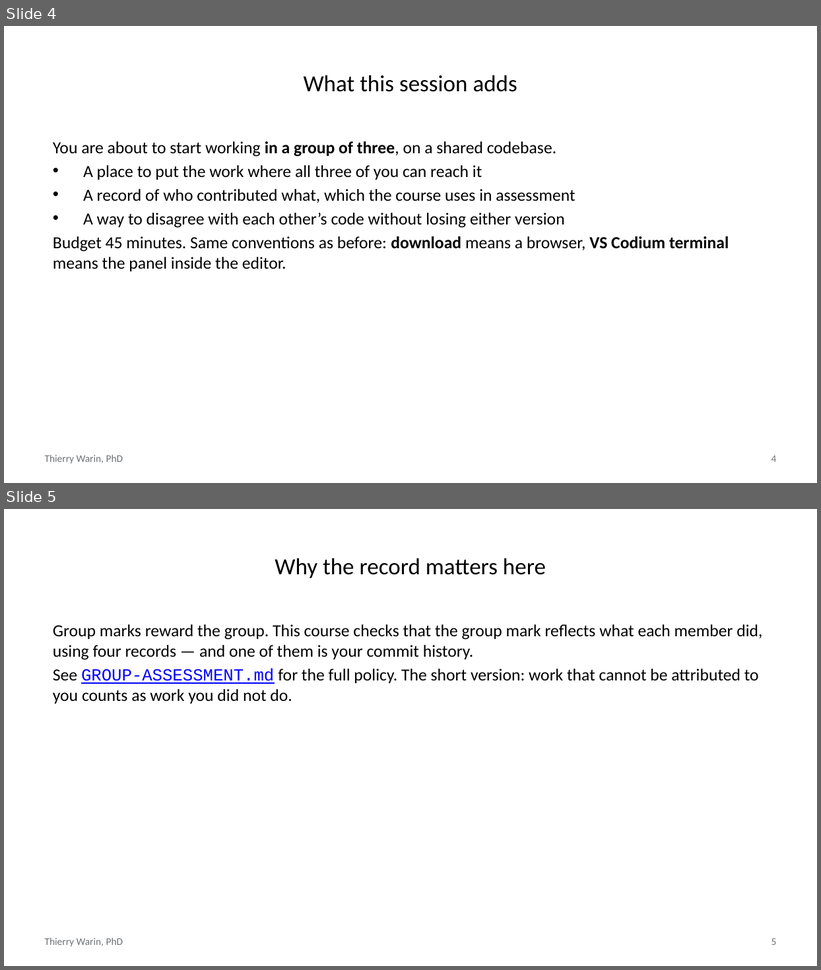
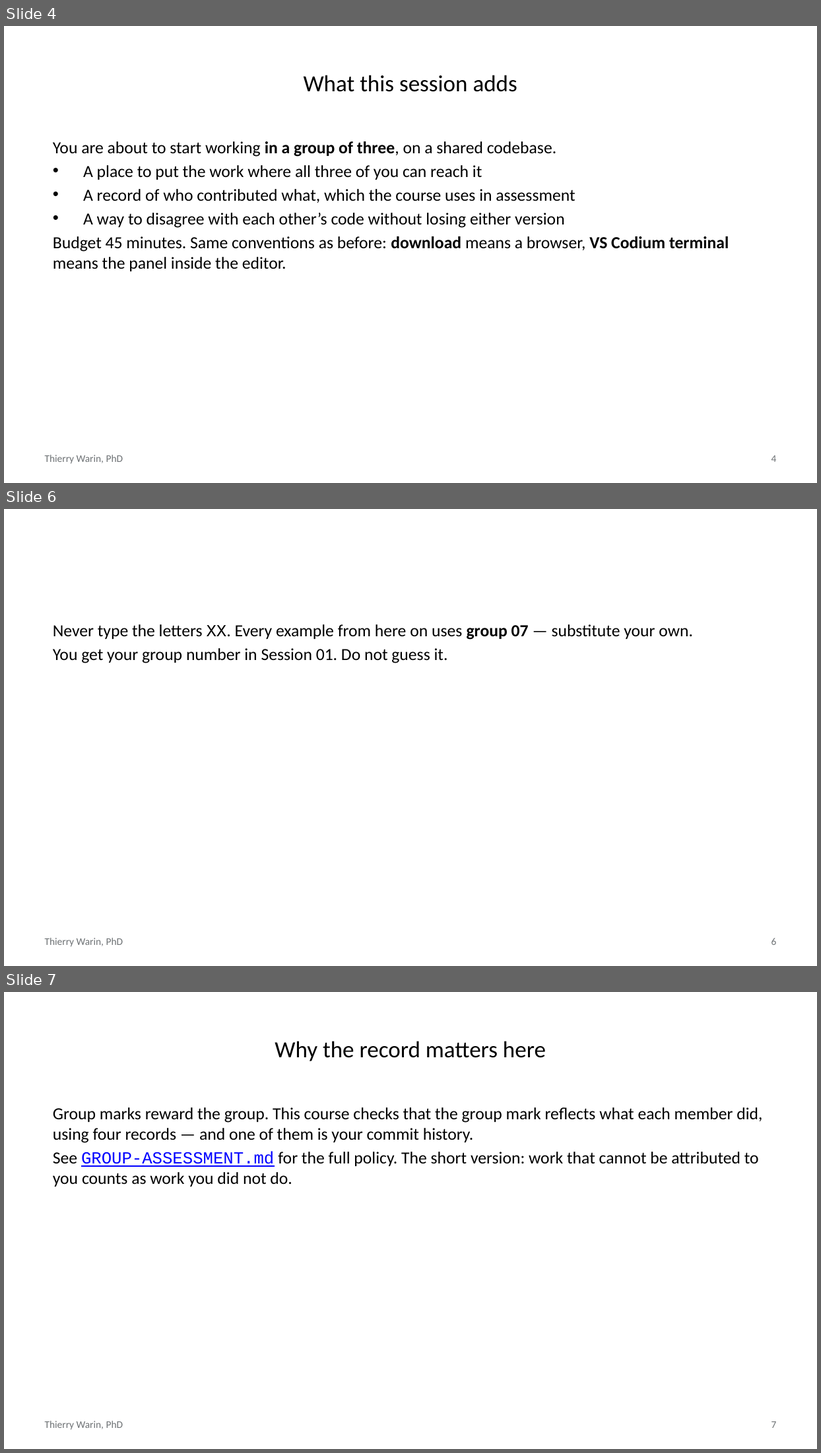
Before and after one commit to warint/quantitative-methods, a slide deck: 02-geometry-of-least-squares/00-pre-session/slides-github-and-teamwork.pptx. Shown one above the other, each under a label of ours: slides 4 and 5 before the commit, slides 4, 6 and 7 after it; the slides between them are not shown. The pictures are 821x970 and 821x1453 pixels, drawn with LibreOffice and Linux fonts; fonts in the diff are those of the drawing. Boxes give left, top, right and bottom in pixels: in the first picture for what was removed or moved away, otherwise in the second. Text is boxed around its words. In the diff, an @@ line names an element or a change of style, - is before the commit and + after.

```diff
--- a/02-geometry-of-least-squares/00-pre-session/slides-github-and-teamwork.pptx
+++ b/02-geometry-of-least-squares/00-pre-session/slides-github-and-teamwork.pptx
@@ slide 6 added at (x1=4, y1=509, x2=817, y2=966), background #FFFFFF; not listed: 2 template elements that a slide beside it also shows @@
@@ text added at (x1=53, y1=625, x2=693, y2=663), 15 pt, text #000000 @@
+Never type the letters XX. Every example from here on uses group 07 — substitute your own.
+You get your group number in Session 01. Do not guess it.
@@ what was slide 5 is now slide 7 @@
@@ page number at (x1=772, y1=1422, x2=777, y2=1428): text changed @@
-5
+7
```
Also in this commit, not shown: 6 slides changed, 2 other slides added, 4 other files.
